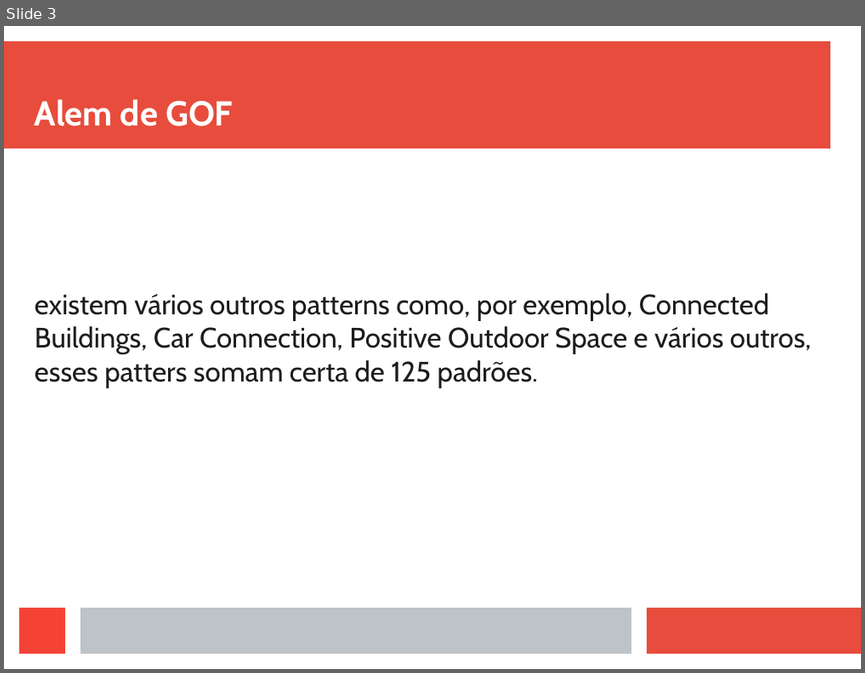
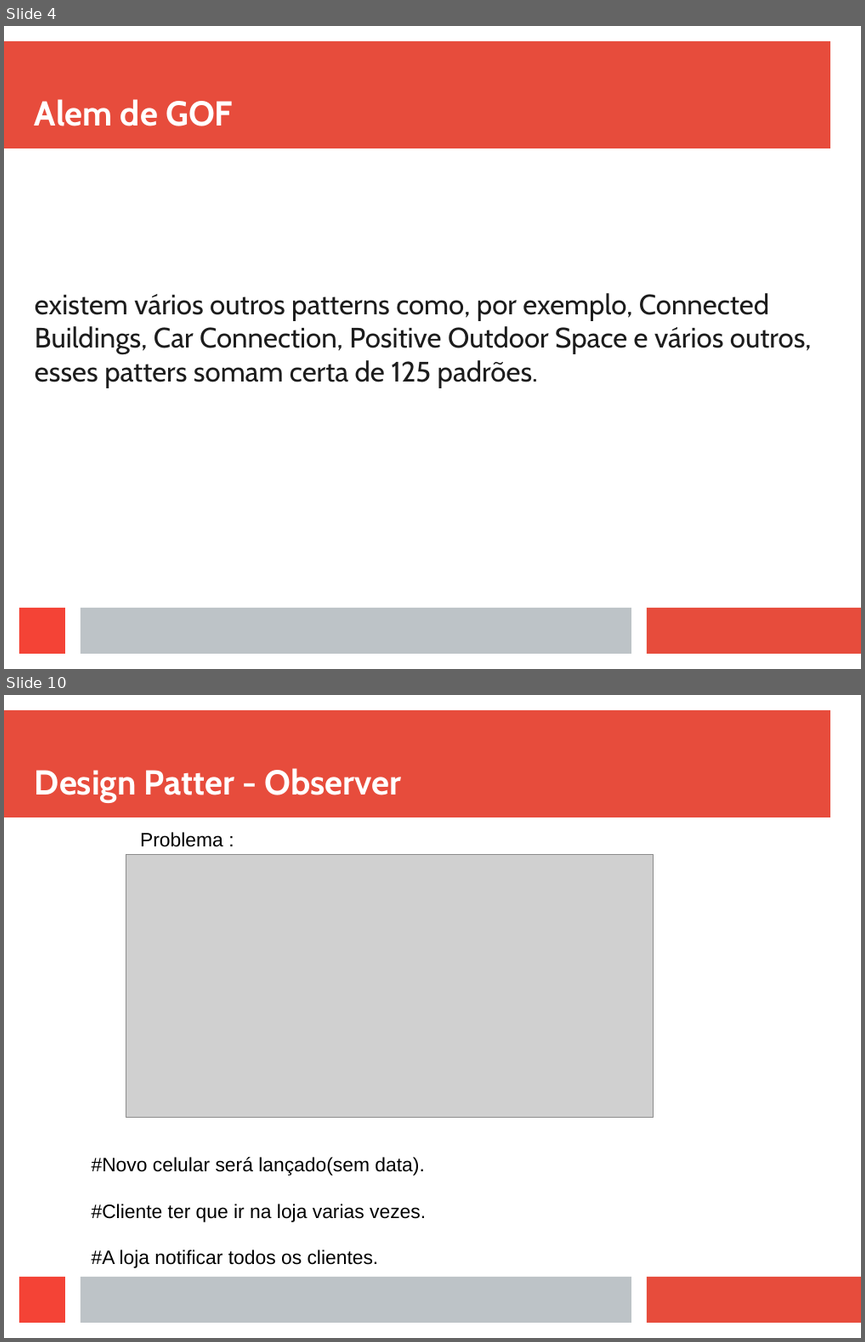
Before and after one commit to viniciusFortti/test, a slide deck: Apresentação/ApresentaçãoTerceiraSemana.odp. Shown one above the other, each under a label of ours: slide 3 before the commit, slides 4 and 10 after it; the slides between them are not shown. The pictures are 865x673 and 865x1342 pixels, drawn with LibreOffice and Linux fonts; fonts in the diff are those of the drawing; grey boxes stand for pictures. Boxes give left, top, right and bottom in pixels: in the first picture for what was removed or moved away, otherwise in the second. Text is boxed around its words. In the diff, an @@ line names an element or a change of style, - is before the commit and + after.

```diff
--- a/Apresentação/ApresentaçãoTerceiraSemana.odp
+++ b/Apresentação/ApresentaçãoTerceiraSemana.odp
@@ slide 10 added at (4, 695, 861, 1338), background #FFFFFF; not listed: 4 template elements that a slide beside it also shows @@
@@ title added at (35, 768, 402, 803), 32 pt, text #FFFFFF, bold @@
+Design Patter - Observer
@@ text added at (140, 832, 223, 847), 18 pt, text #000000 @@
+Problema :
@@ picture added at (126, 855, 653, 1118) @@
@@ text added at (92, 1157, 426, 1268), 18 pt, text #000000 @@
+#Novo celular será lançado(sem data).
+#Cliente ter que ir na loja varias vezes.
+#A loja notificar todos os clientes.
@@ what was slide 3 is now slide 4 @@
```
Also in this commit, not shown: 2 slides changed, 10 other slides added, 2 slides removed, 17 other files.
